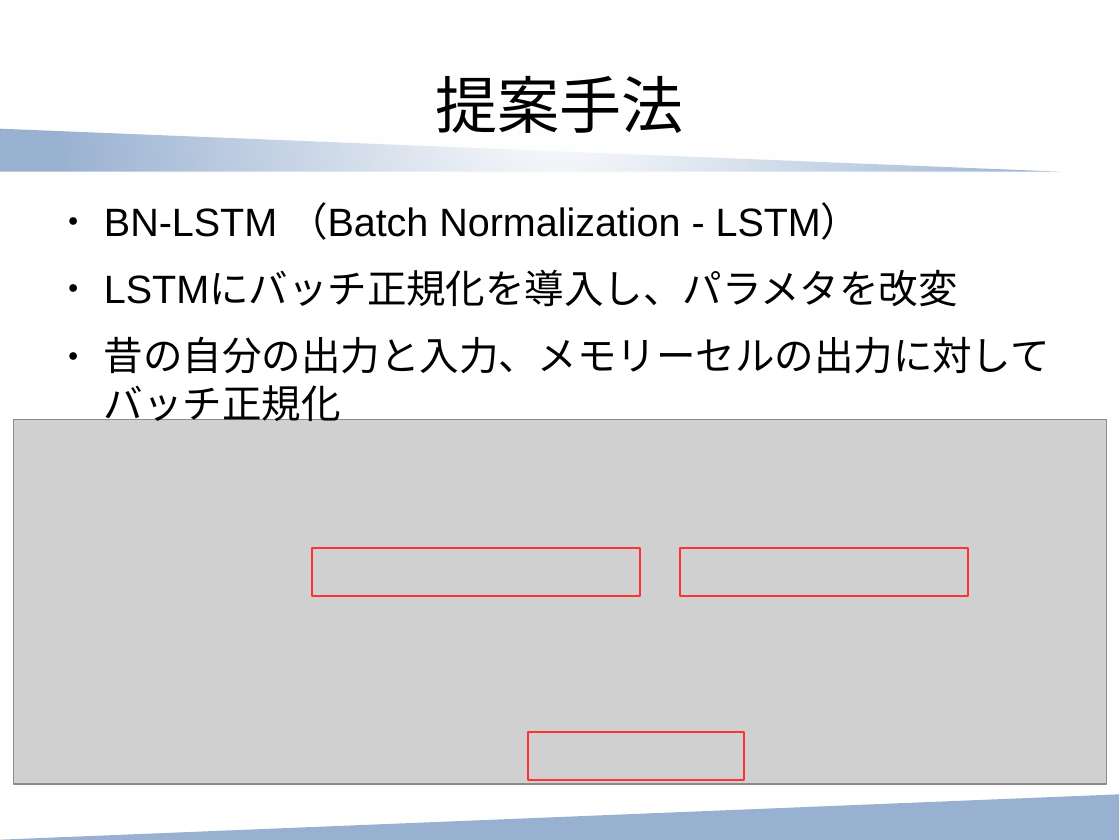
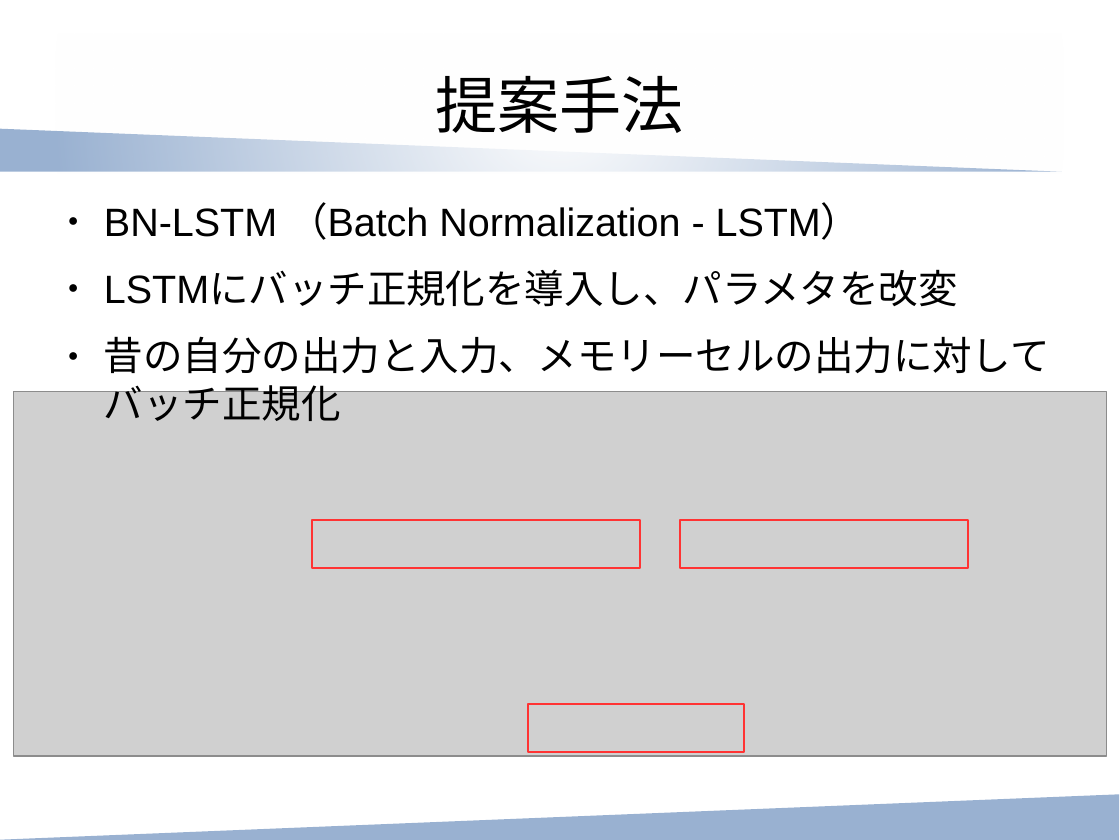
Before and after one commit to ytoyama/paper_reading, a slide deck: slide 8 of recurrent_batch_normalization/main.odp (slide 7 before the commit). Drawn at 1120x840 pixels with LibreOffice and Linux fonts; fonts in the diff are those of the drawing; grey boxes stand for pictures. Boxes give left, top, right and bottom in pixels: in the first picture for what was removed or moved away, otherwise in the second. Text is boxed around its words. In the diff, an @@ line names an element or a change of style, - is before the commit and + after.

```diff
--- a/recurrent_batch_normalization/main.odp
+++ b/recurrent_batch_normalization/main.odp
@@ 3 rectangles, 1 picture: place and size @@
-3 rectangles, 1 picture at [13,420,1107,785]
+3 rectangles, 1 picture at [13,391,1107,756]
```
Also in this commit, not shown: 6 other slides changed, 4 slides added, 1 slide removed, 1 other file.
